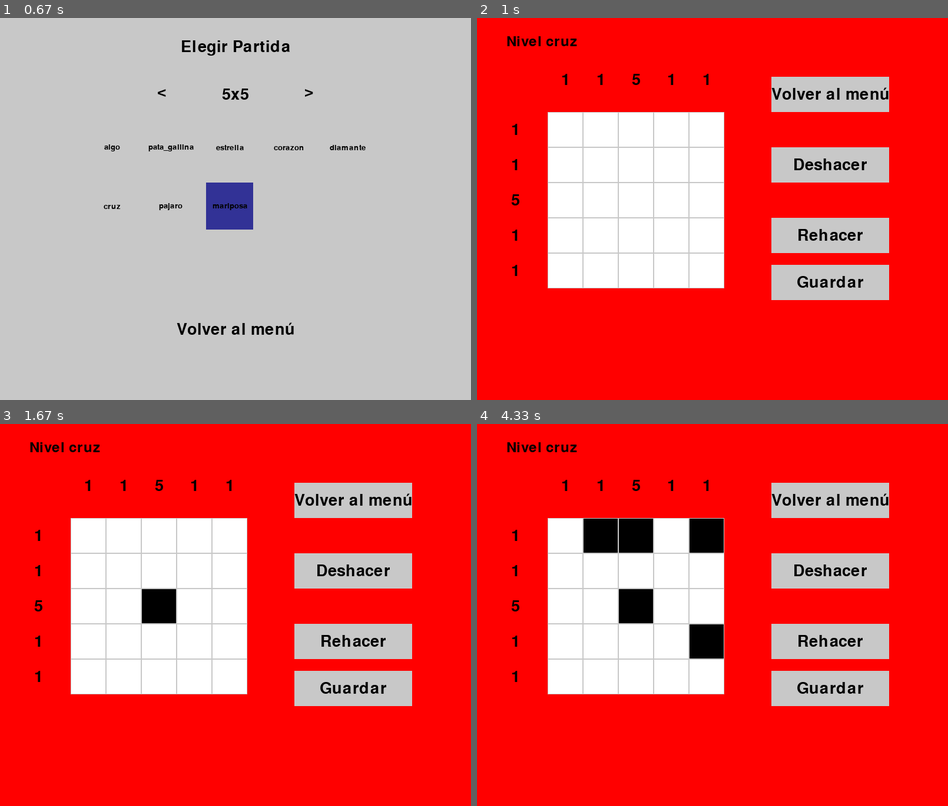
Above: before the commit, frames 1-4 (two rows, left to right).
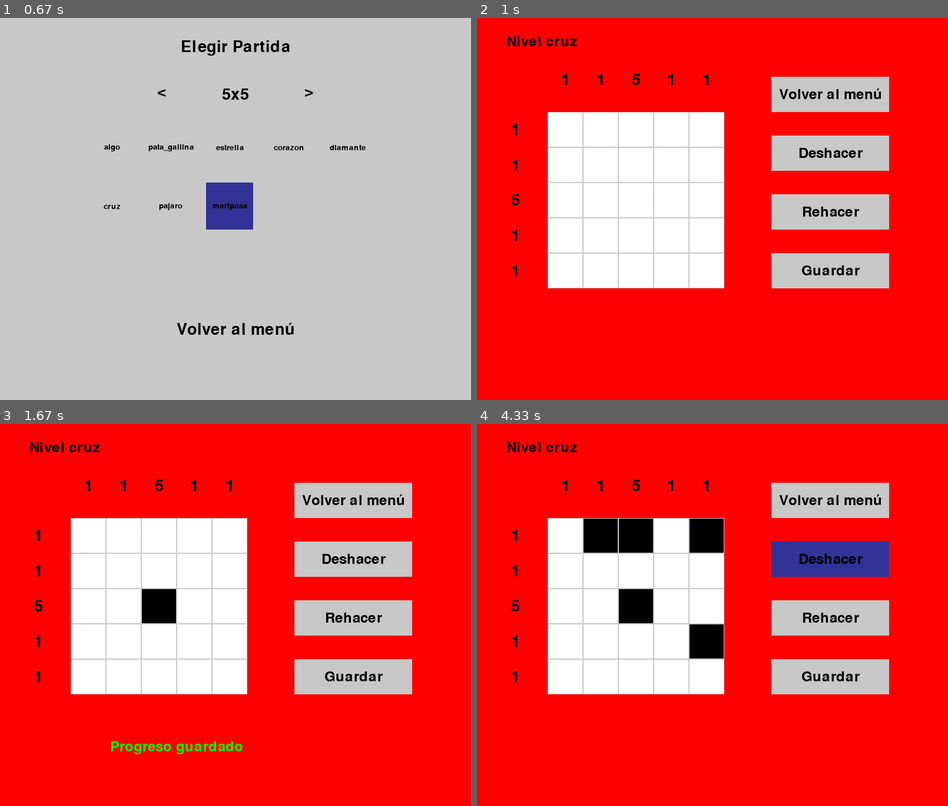
Above: after the commit, the same moments.

Repository: Diego-ipt/Pygame_nonograma
Game: pygame game, started from inicio.py
Same seed, same stepped clock (60 frames per second), same inputs: the game is played once before the commit and once after it.
Inputs (mouse positions are in pixels of both pictures, inside the frame that each line leads up to):
- Up to frame 1 (0.67 s): click (216, 224) at 0.43 s
- Up to frame 2 (1 s): click (599, 212) at 0.72 s
- Up to frame 3 (1.67 s): click "Guardar" at 1.08 s; click (160, 607) at 1.45 s
- Up to frame 4 (4.33 s): click (599, 538) at 1.83 s; click (717, 657) at 2.23 s; click (698, 550) at 2.63 s; move the mouse to (646, 534) at 2.9 s; click (646, 534) at 3.03 s; click (858, 607) at 3.93 s; move the mouse to (811, 546) at 4.2 s

Frame 1 is identical in both runs. In frame 2, 7.3% of the frame differs, in the area x 62-88%, y 18-74%; in frame 3, 7.7%; in frame 4, 8.4%.

Commit message:
mensaje de progreso guardado

Diff:
--- a/levels/Registros/4_10_base.json
+++ /dev/null
@@ -1 +0,0 @@
-{"identificador": "4_10_base", "avance": [[0, 0, 0, 0, 1, 0, 0, 0, 0, 0], [0, 0, 0, 0, 0, 0, 0, 0, 0, 0], [0, 0, 0, 0, 1, 0, 0, 0, 1, 0], [0, 0, 0, 0, 1, 1, 0, 0, 0, 0], [0, 0, 1, 0, 0, 0, 0, 1, 0, 0], [0, 0, 1, 0, 1, 1, 0, 0, 1, 0], [0, 0, 0, 1, 0, 0, 0, 1, 0, 0], [0, 0, 1, 0, 1, 0, 1, 0, 0, 0], [0, 0, 0, 1, 0, 0, 0, 1, 0, 0], [0, 0, 0, 0, 0, 1, 0, 0, 0, 0]]}
--- /dev/null
+++ b/levels/Registros/4_5_base.json
@@ -0,0 +1 @@
+{"identificador": "4_5_base", "avance": [[0, 0, 0, 1, 0], [0, 0, 0, 1, 0], [0, 0, 0, 1, 0], [0, 0, 0, 1, 0], [0, 0, 0, 0, 0]]}
--- a/levels/Registros/8_10_base.json
+++ /dev/null
@@ -1 +0,0 @@
-{"identificador": "8_10_base", "avance": [[0, 1, 0, 0, 0, 0, 0, 0, 0, 0], [0, 0, 0, 0, 0, 0, 0, 0, 0, 0], [0, 0, 0, 1, 0, 0, 0, 0, 0, 0], [0, 0, 0, 0, 0, 0, 0, 0, 0, 0], [0, 0, 0, 0, 0, 0, 0, 0, 0, 0], [0, 0, 0, 0, 0, 1, 0, 0, 0, 0], [0, 0, 0, 0, 0, 0, 0, 0, 0, 0], [0, 0, 0, 0, 0, 0, 1, 0, 0, 0], [0, 0, 0, 0, 0, 0, 0, 0, 1, 0], [0, 0, 0, 0, 0, 0, 0, 0, 0, 0]]}
--- a/levels/Registros/8_5_base.json
+++ b/levels/Registros/8_5_base.json
@@ -1 +1 @@
-{"identificador": "8_5_base", "avance": [[0, 0, 1, 0, 0], [0, 1, 0, 1, 0], [0, 0, 1, 0, 0], [0, 1, 0, 1, 0], [0, 0, 1, 0, 0]]}
+{"identificador": "8_5_base", "avance": [[0, 0, 0, 1, 0], [0, 0, 0, 1, 0], [0, 0, 1, 1, 1], [0, 0, 0, 1, 0], [0, 0, 0, 0, 0]]}
--- a/nonograma_core/Ventanas/VentanaNonogramaGame.py
+++ b/nonograma_core/Ventanas/VentanaNonogramaGame.py
@@ -17,11 +17,19 @@
         self.game = game
         self.nombre_nivel = nombre_nivel
         self.running = True
-        self.registro= Guardado(nombre_nivel, game, game.identificador)
+        self.registro = Guardado(nombre_nivel, game, game.identificador)
+        self.mostrar_mensaje = False  # Controla si se debe mostrar el mensaje
+        self.tiempo_mensaje = 0       # Registra el tiempo para mostrar el mensaje
+
+    def guardar_progreso(self):
+        """Guarda el progreso y activa el mensaje de confirmación."""
+        self.registro.Save_progress()
+        self.mostrar_mensaje = True
+        self.tiempo_mensaje = time.time()
 
     # En el bucle principal del juego
     def dibujar(self):
-        time.sleep(0.1)  # Agregar un delay de 1 segundo
+        time.sleep(0.1)
         pantalla.fill(ROJO)
         pygame.display.set_caption("Nonograma Game")
         texto_nivel = f"Nivel {self.nombre_nivel}"
@@ -34,9 +42,6 @@
         offset_x = game_position[0]
         offset_y = game_position[1]
 
-        # Dibujar números de filas y columnas, en la parte de arriba se muestran uno encima de otro si estan separados
-        # en la misma columna, en la parte de al lado se muestran al lado de otro
-        # k es el indice del numero en la fila o columna que va iterando
         for i, fila in enumerate(filas):
             if not fila:
                 mostrar_texto("0", fuente, NEGRO, pantalla,
@@ -49,7 +54,7 @@
                                   offset_y + i * tamano_celda + tamano_celda // 2)
 
         for j, columna in enumerate(columnas):
-            if not columna:  # Si no hay bloques, muestra 0
+            if not columna:
                 mostrar_texto("0", fuente, NEGRO, pantalla,
                               offset_x + j * tamano_celda + tamano_celda // 2,
                               offset_y - 40)
@@ -60,10 +65,17 @@
                                   offset_y - 40 - len(columna) * 15 + k * 25)
 
         boton("Volver al menú", 500, 100, 200, 60, GRIS, AZUL_OSCURO, pantalla,
-              lambda: self.cambiar_ventana('menu_principal'))
-        boton("Deshacer", 500, 220, 200, 60, GRIS, AZUL_OSCURO, pantalla, self.game.deshacer)
-        boton("Rehacer", 500, 340, 200, 60, GRIS, AZUL_OSCURO, pantalla, self.game.rehacer)
-        boton("Guardar", 500, 420, 200, 60, GRIS, AZUL_OSCURO, pantalla, self.registro.Save_progress)
+              lambda: self.cambiar_ventana('menu_principal'), font=pygame.font.SysFont(None, 36))
+        boton("Deshacer", 500, 200, 200, 60, GRIS, AZUL_OSCURO, pantalla, self.game.deshacer, font=pygame.font.SysFont(None, 36))
+        boton("Rehacer", 500, 300, 200, 60, GRIS, AZUL_OSCURO, pantalla, self.game.rehacer, font=pygame.font.SysFont(None, 36))
+        boton("Guardar", 500, 400, 200, 60, GRIS, AZUL_OSCURO, pantalla, self.guardar_progreso, font=pygame.font.SysFont(None, 36))
+
+        # Mostrar el mensaje de confirmación si está activo
+        if self.mostrar_mensaje:
+            mostrar_texto("Progreso guardado", pygame.font.SysFont(None, 35), VERDE, pantalla, 300, 550)
+            # Desactiva el mensaje después de 2 segundos
+            if time.time() - self.tiempo_mensaje > 2:
+                self.mostrar_mensaje = False
 
         if self.game.run(pantalla, *game_position, pygame.event.get()):
             self.game.running = False
